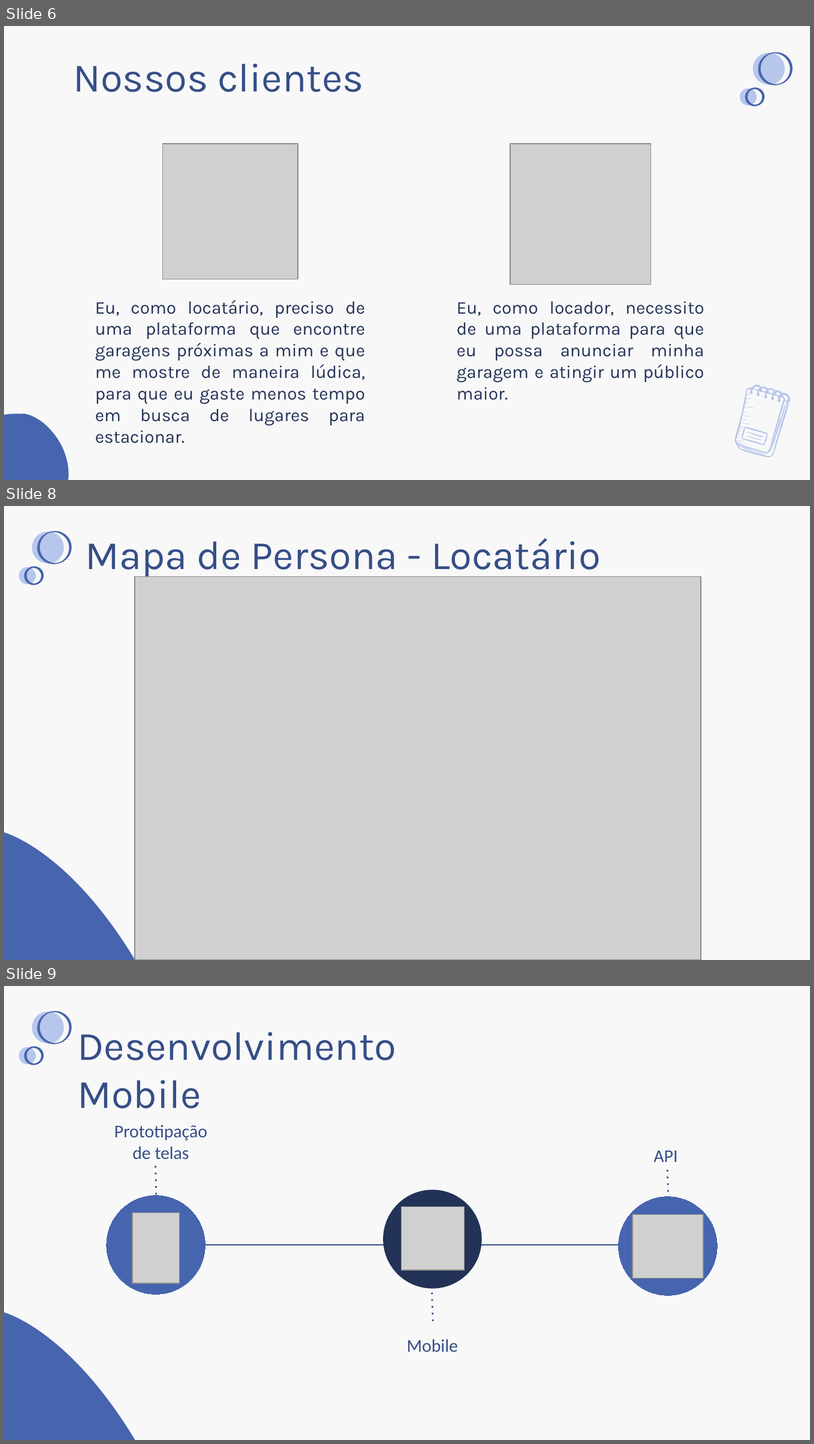
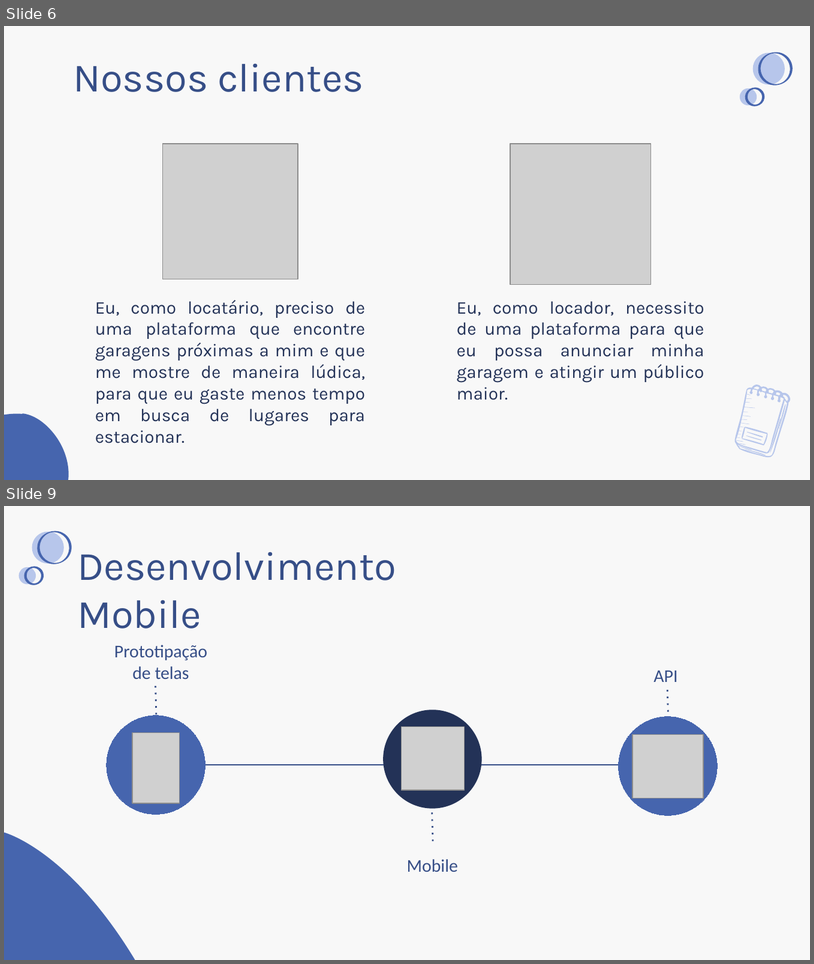
Before and after one commit to BandTec/uRent, a slide deck: documentacao/Apresentacoes/4°Semestre/ApresentacaoSprint1.pptx. Shown one above the other, each under a label of ours: slides 6, 8 and 9 before the commit, slides 6 and 9 after it; the slides between them are not shown. The pictures are 814x1444 and 814x964 pixels, drawn with LibreOffice and Linux fonts; fonts in the diff are those of the drawing; grey boxes stand for pictures. Boxes give left, top, right and bottom in pixels: in the first picture for what was removed or moved away, otherwise in the second. Text is boxed around its words. In the diff, an @@ line names an element or a change of style, - is before the commit and + after.

```diff
--- a/documentacao/Apresentacoes/4°Semestre/ApresentacaoSprint1.pptx
+++ b/documentacao/Apresentacoes/4°Semestre/ApresentacaoSprint1.pptx
@@ slide 8 removed at bbox=[4, 506, 810, 960], background #F8F8F8; not listed: 5 template elements that a slide beside it also shows @@
@@ title removed at bbox=[85, 538, 601, 579] @@
-Mapa de Persona - Locatário
@@ picture removed at bbox=[135, 576, 701, 959] @@
```
Also in this commit, not shown: 1 slide changed, 4 slides added, 3 other slides removed.
